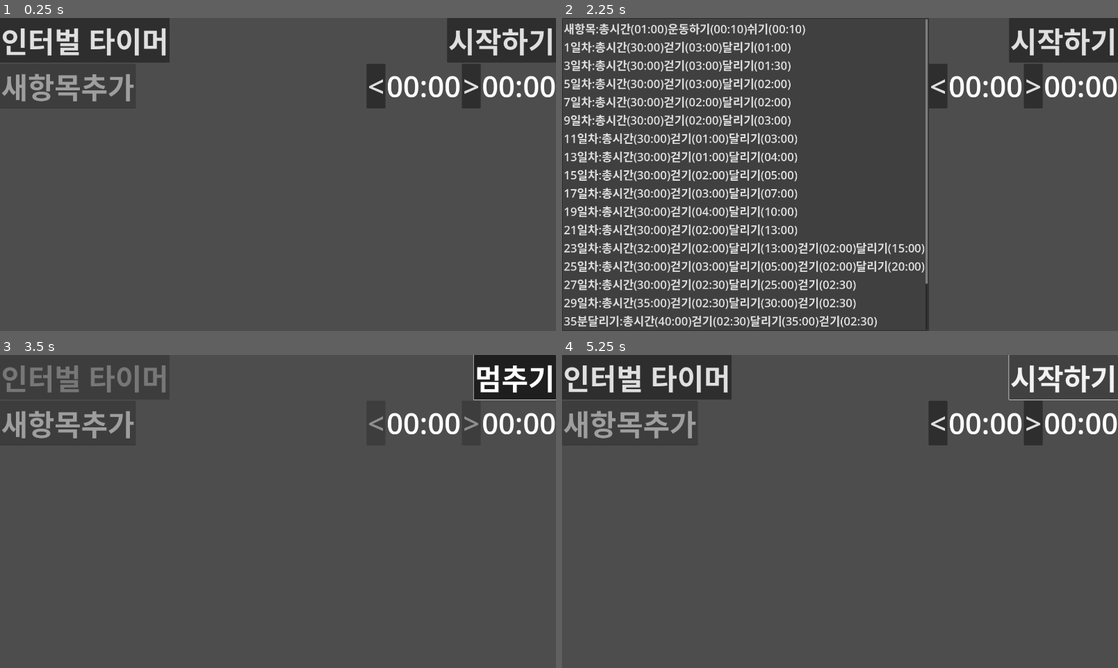
Above: before the commit, frames 1-4 (two rows, left to right).
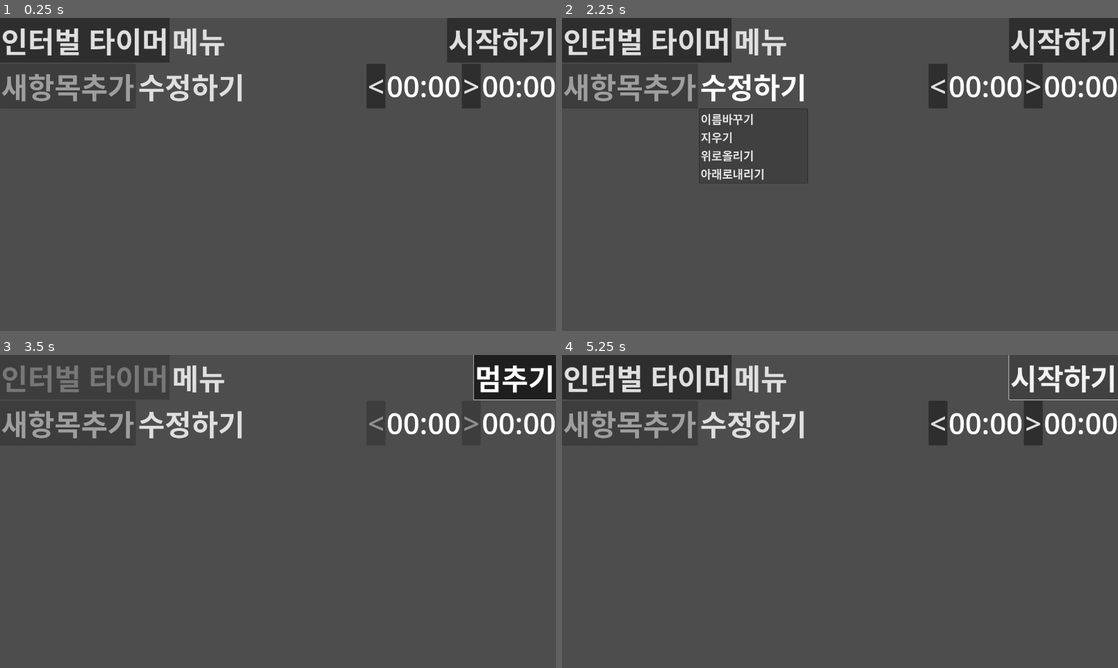
Above: after the commit, the same moments.

Repository: kasworld/maranic
Game: Godot game, scene res://main.tscn
Same seed, same stepped clock (60 frames per second), same inputs: the game is played once before the commit and once after it.
Inputs (mouse positions are in pixels of both pictures, inside the frame that each line leads up to):
- Up to frame 1 (0.25 s): no input
- Up to frame 2 (2.25 s): click "인터벌 타이머" at 0.5 s; click (762, 39) at 1.25 s, where only the run after the commit has a clickable "메뉴"; click "인터벌 타이머" (after the commit: "수정하기") at 2 s
- Up to frame 3 (3.5 s): click "시작하기" at 2.75 s
- Up to frame 4 (5.25 s): click "멈추기" at 3.5 s; click "시작하기" at 4.25 s; click "멈추기" at 5 s

The runs differ from the first frame. In frame 1, 1.0% of the frame differs, in the area x 25-44%, y 3-27%; in frame 2, 15%, in the area x 0-66%, y 0-100%; in frame 3, 1.0%; in frame 4, 1.0%.
Error in both runs: Invalid access of index '0' on a base object of type: 'PackedStringArray'. (res://main.gd:10)

Commit message:
prepare load,save,reset,addnew,del,chang eorder

Diff:
--- a/main.gd
+++ b/main.gd
@@ -59,6 +59,7 @@
 	for i in range(len( workData)):
 		$VBoxContainer/TitleContainer/MenuButton.get_popup().add_item(program2text(i),i)
 	$VBoxContainer/TitleContainer/MenuButton.get_popup().theme = preload("res://menulist_theme.tres")
+	$VBoxContainer/TitleContainer/CmdButton.get_popup().theme = preload("res://menulist_theme.tres")
 
 func makeWorks(n ):
 	for i in range(len(Works)):
--- a/main.tscn
+++ b/main.tscn
@@ -29,6 +29,20 @@
 theme = ExtResource("3_sxpny")
 text = "인터벌 타이머"
 flat = false
+
+[node name="CmdButton" type="MenuButton" parent="VBoxContainer/TitleContainer"]
+layout_mode = 2
+theme = ExtResource("3_sxpny")
+text = "메뉴"
+item_count = 4
+popup/item_0/text = "읽어오기"
+popup/item_0/id = 0
+popup/item_1/text = "저장하기"
+popup/item_1/id = 1
+popup/item_2/text = "초기화하기"
+popup/item_2/id = 2
+popup/item_3/text = "새작업추가하기"
+popup/item_3/id = 3
 
 [node name="MarginContainer" type="MarginContainer" parent="VBoxContainer/TitleContainer"]
 layout_mode = 2
--- a/work_container.gd
+++ b/work_container.gd
@@ -33,6 +33,7 @@
 
 # Called when the node enters the scene tree for the first time.
 func _ready() -> void:
+	$MenuButton.get_popup().theme = preload("res://menulist_theme.tres")
 	pass # Replace with function body.
 
 
--- a/work_container.tscn
+++ b/work_container.tscn
@@ -18,6 +18,20 @@
 placeholder_text = "새항목추가"
 editable = false
 expand_to_text_length = true
+
+[node name="MenuButton" type="MenuButton" parent="."]
+layout_mode = 2
+theme = ExtResource("2_2j8yh")
+text = "수정하기"
+item_count = 4
+popup/item_0/text = "이름바꾸기"
+popup/item_0/id = 0
+popup/item_1/text = "지우기"
+popup/item_1/id = 1
+popup/item_2/text = "위로올리기"
+popup/item_2/id = 2
+popup/item_3/text = "아래로내리기"
+popup/item_3/id = 3
 
 [node name="MarginContainer" type="MarginContainer" parent="."]
 layout_mode = 2
--- a/workdata.gd
+++ b/workdata.gd
@@ -6,7 +6,6 @@
 
 var workData = [
 	# 이름,총시간초,work1 sec, work2 sec, etc
-	[ "새항목", ["총시간",60*1 ], ["운동하기", 10*1  ], ["쉬기", 10*1  ] ],
 	[ "1일차",  ["총시간",60*30], ["걷기", 60*3  ], ["달리기", 60*1  ] ],
 	[ "3일차",  ["총시간",60*30], ["걷기", 60*3  ], ["달리기", 60*1.5] ],
 	[ "5일차",  ["총시간",60*30], ["걷기", 60*3  ], ["달리기", 60*2  ] ],
